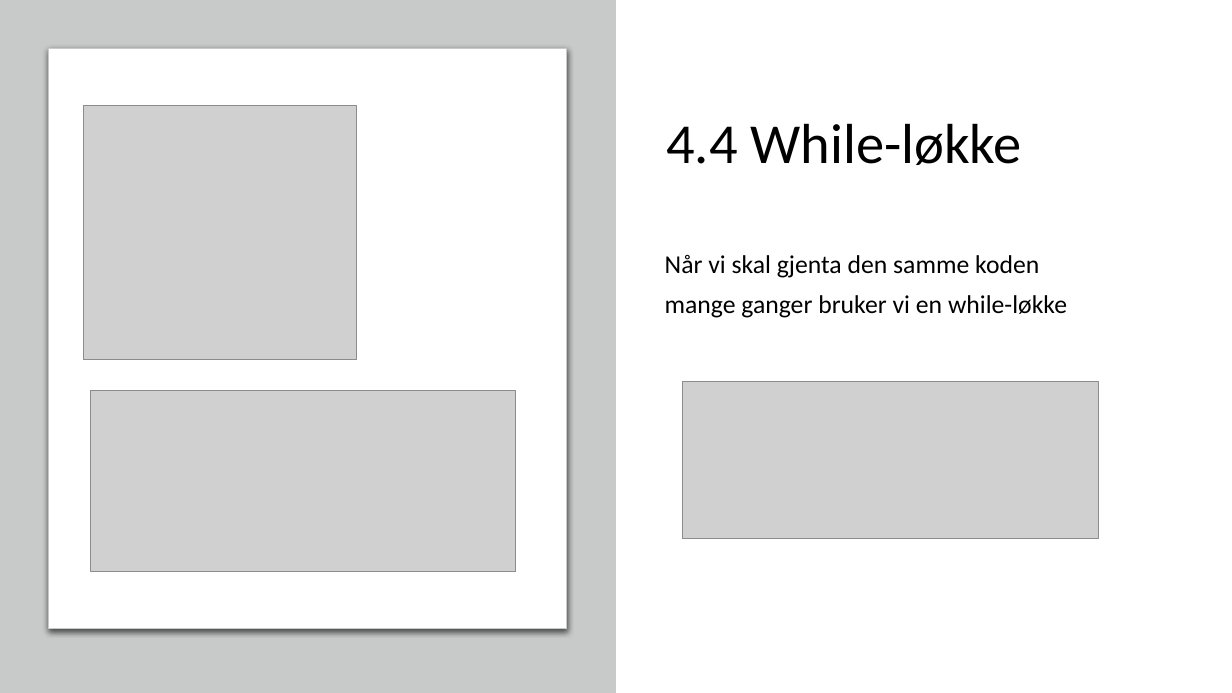
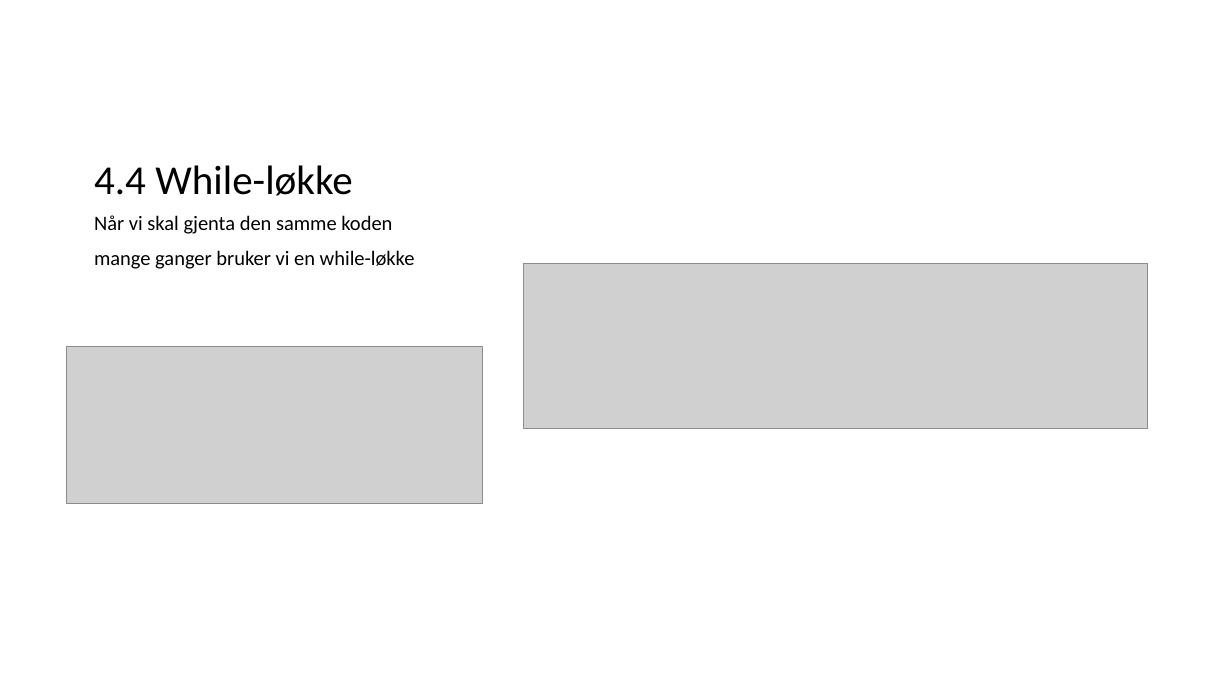
Before and after one commit to AizanM/IT2, a slide deck: slide 2 of Uke 37/Uke37.pptx. Drawn at 1232x693 pixels with LibreOffice and Linux fonts; fonts in the diff are those of the drawing; grey boxes stand for pictures. Boxes give left, top, right and bottom in pixels: in the first picture for what was removed or moved away, otherwise in the second. Text is boxed around its words. In the diff, an @@ line names an element or a change of style, - is before the commit and + after.

```diff
--- a/Uke 37/Uke37.pptx
+++ b/Uke 37/Uke37.pptx
@@ rectangle removed at [0, 0, 616, 693] @@
@@ rounded rectangle removed at [49, 49, 567, 629] @@
@@ title "4.4 While-løkke": place and size @@
-title "4.4 While-løkke" at [666, 123, 1021, 165]
+title "4.4 While-løkke" at [94, 165, 353, 196]
@@ title "4.4 While-løkke" at [94, 165, 353, 196]: size 44 to 32 pt; vertical alignment middle to bottom @@
@@ picture removed at [83, 105, 357, 360] @@
@@ text "Når vi skal gjenta den ...": place and size @@
-text "Når vi skal gjenta den ..." at [665, 255, 1067, 318]
+text "Når vi skal gjenta den ..." at [94, 215, 415, 269]
@@ text "Når vi skal gjenta den ..." at [94, 215, 415, 269]: size 20 to 16 pt @@
@@ picture added at [524, 263, 1148, 429] @@
@@ picture: place and size @@
-picture at [683, 382, 1099, 539]
+picture at [67, 346, 482, 503]
@@ picture removed at [91, 391, 515, 571] @@
```
Also in this commit, not shown: 3 other slides changed, 5 other files.
